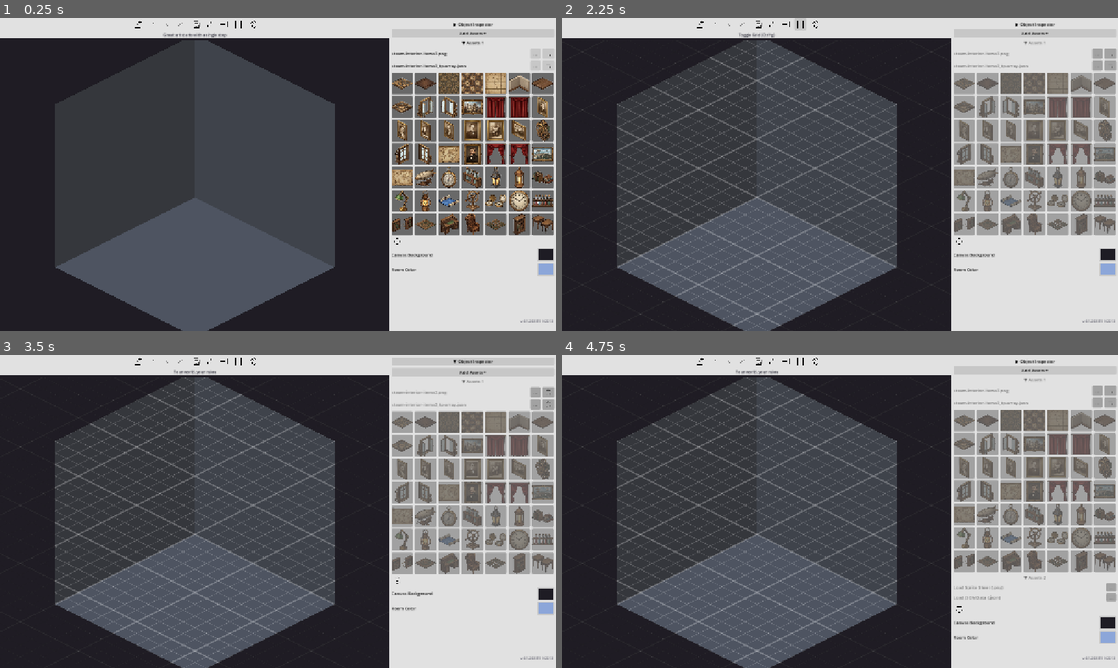
Above: before the commit, frames 1-4 (two rows, left to right).
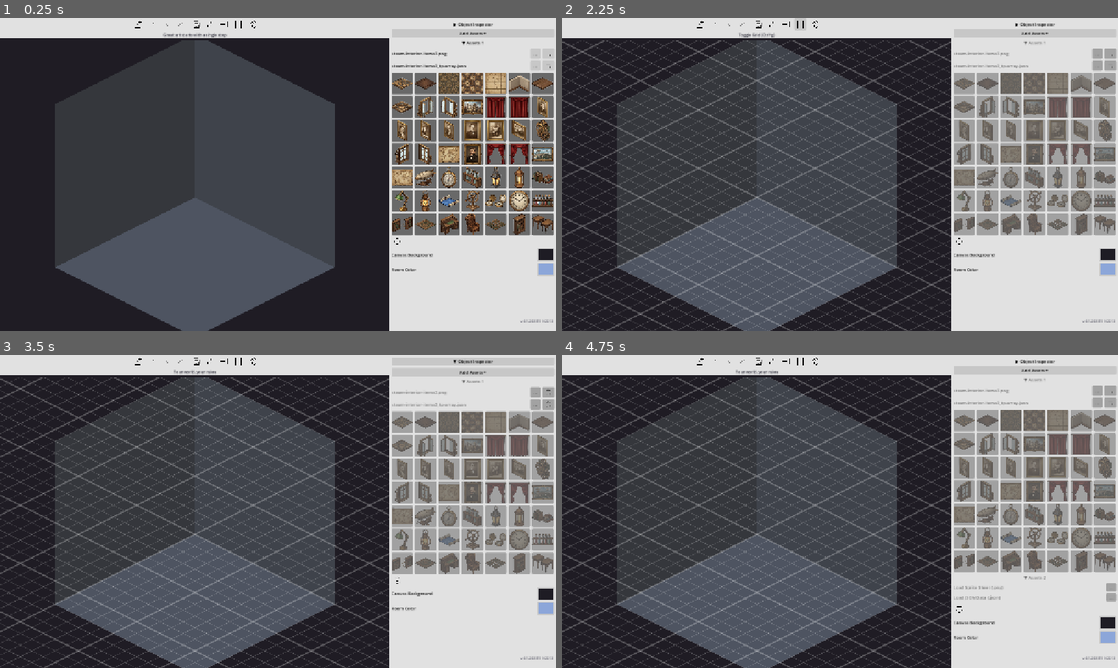
Above: after the commit, the same moments.

Repository: imehesz/two-wall-isometric-world-terrain-constructor-suit
Game: Godot game, scene res://scenes/MainEditor.tscn
Two runs of this game, one before a commit and one after it. Both use one fixed random seed, a clock stepped at 60 frames per second and the inputs below.
Inputs (mouse positions are in pixels of both pictures, inside the frame that each line leads up to):
- Up to frame 1 (0.25 s): no input
- Up to frame 2 (2.25 s): click (701, 24) at 0.5 s; click (712, 24) at 1.25 s; click (801, 24) at 2 s
- Up to frame 3 (3.5 s): click "▶ Object Inspector" at 2.75 s
- Up to frame 4 (4.75 s): click "▼ Object Inspector" at 3.5 s; click "Add Assets +" at 4.25 s

The runs differ from the first frame. In frame 1, less than 0.1% of the frame differs, in the area x 15-55%, y 84-96%; in frame 2, 3.6%, in the area x 0-70%, y 7-100%; in frame 3, 3.6%; in frame 4, 3.6%.

Commit message:
Fixed broken background color selector, glad we didnt ship it

Diff:
--- a/scenes/MainEditor.tscn
+++ b/scenes/MainEditor.tscn
@@ -173,11 +173,6 @@
 [node name="CanvasBackground" type="ColorRect" parent="HSplitContainer/CanvasPanel/VBox/SubViewportContainer/SubViewport"]
 unique_name_in_owner = true
 visible = false
-anchors_preset = 15
-anchor_right = 1.0
-anchor_bottom = 1.0
-grow_horizontal = 2
-grow_vertical = 2
 mouse_filter = 2
 color = Color(0.12, 0.11, 0.14, 1)
 
--- a/scripts/editor_base.gd
+++ b/scripts/editor_base.gd
@@ -147,6 +147,13 @@
 		style = StyleBoxFlat.new()
 	style.bg_color = color
 	canvas_panel.add_theme_stylebox_override("panel", style)
+	# Set the SubViewport clear color as the canvas background
+	sub_viewport.transparent_bg = false
+	RenderingServer.set_default_clear_color(color)
+
+
+func _process(_delta: float) -> void:
+	pass
 
 
 func _apply_room_color(color: Color) -> void:
